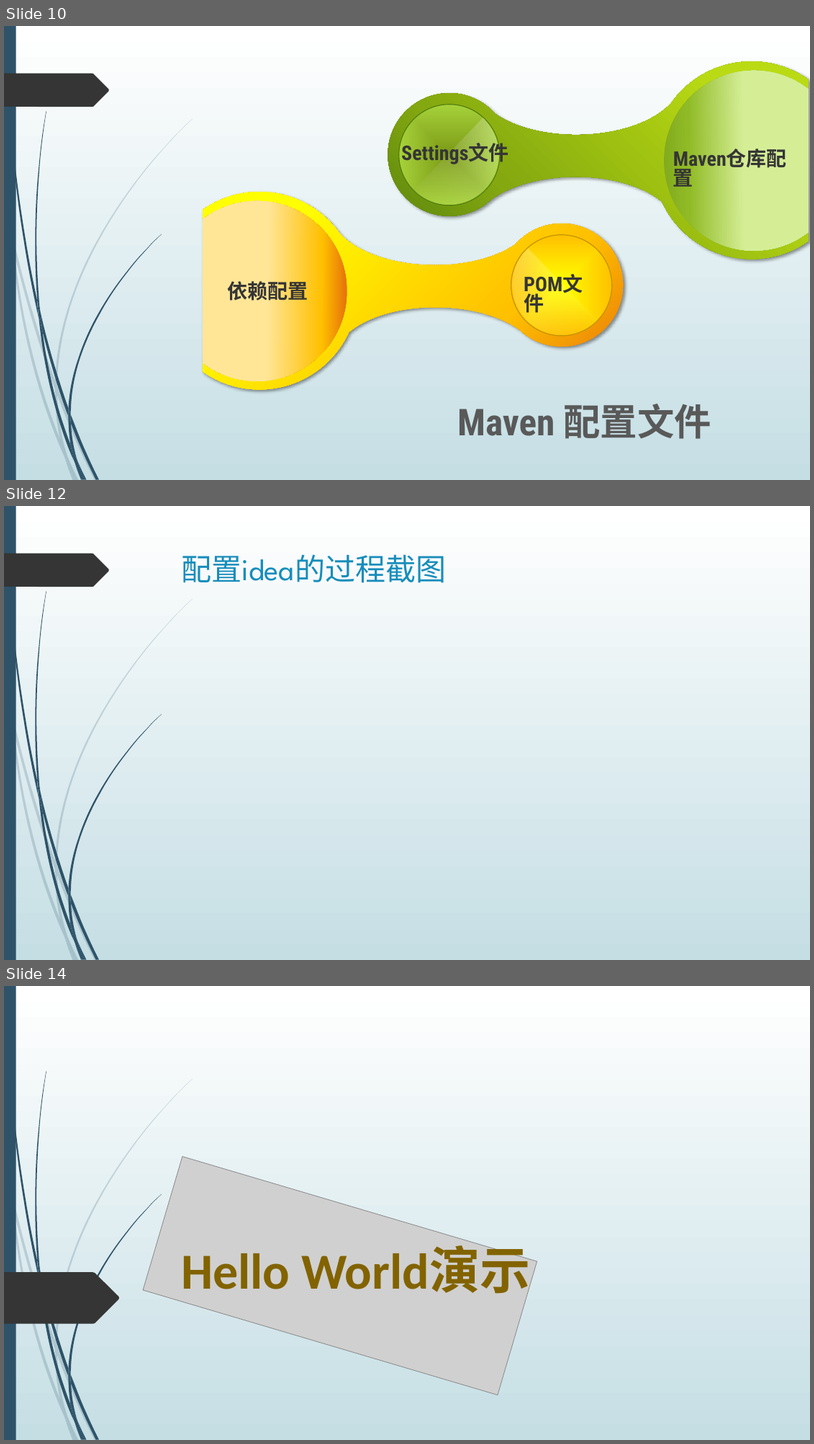
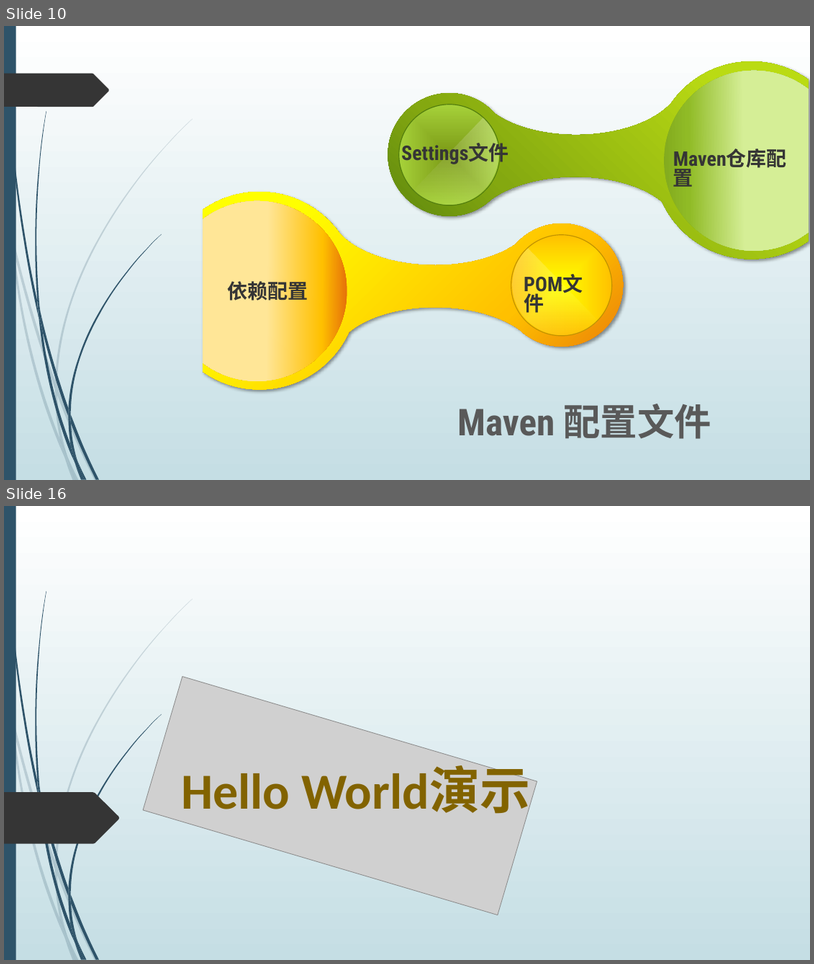
Before and after one commit to dean2015/documents, a slide deck: 201805/JAVA 基础介绍20180605.pptx. Shown one above the other, each under a label of ours: slides 10, 12 and 14 before the commit, slides 10 and 16 after it; the slides between them are not shown. The pictures are 814x1444 and 814x964 pixels, drawn with LibreOffice and Linux fonts; fonts in the diff are those of the drawing; grey boxes stand for pictures. Boxes give left, top, right and bottom in pixels: in the first picture for what was removed or moved away, otherwise in the second. Text is boxed around its words. In the diff, an @@ line names an element or a change of style, - is before the commit and + after.

```diff
--- a/201805/JAVA 基础介绍20180605.pptx
+++ b/201805/JAVA 基础介绍20180605.pptx
@@ slide 12 removed at (4,506,810,960), background gradient #FFFFFF to #C5DEE5; not listed: 24 template elements that a slide beside it also shows @@
@@ title removed at (182,554,446,583) @@
-配置idea的过程截图
@@ what was slide 14 is now slide 16 @@
```
Also in this commit, not shown: 2 slides changed, 4 slides added, 1 other slide removed, 3 other files.
